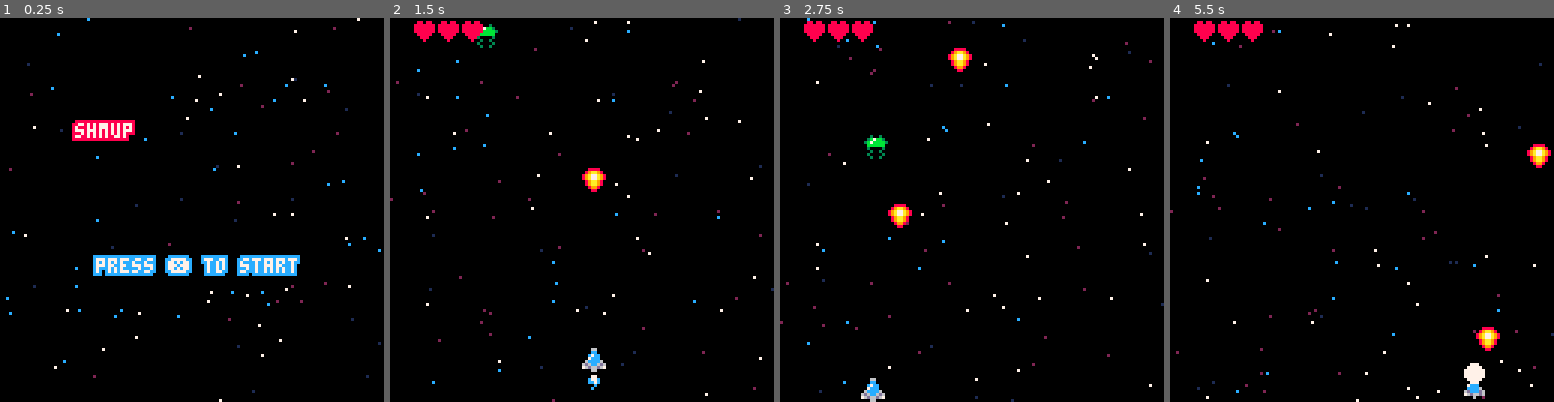
Above: before the commit, frames 1-4 (left to right).
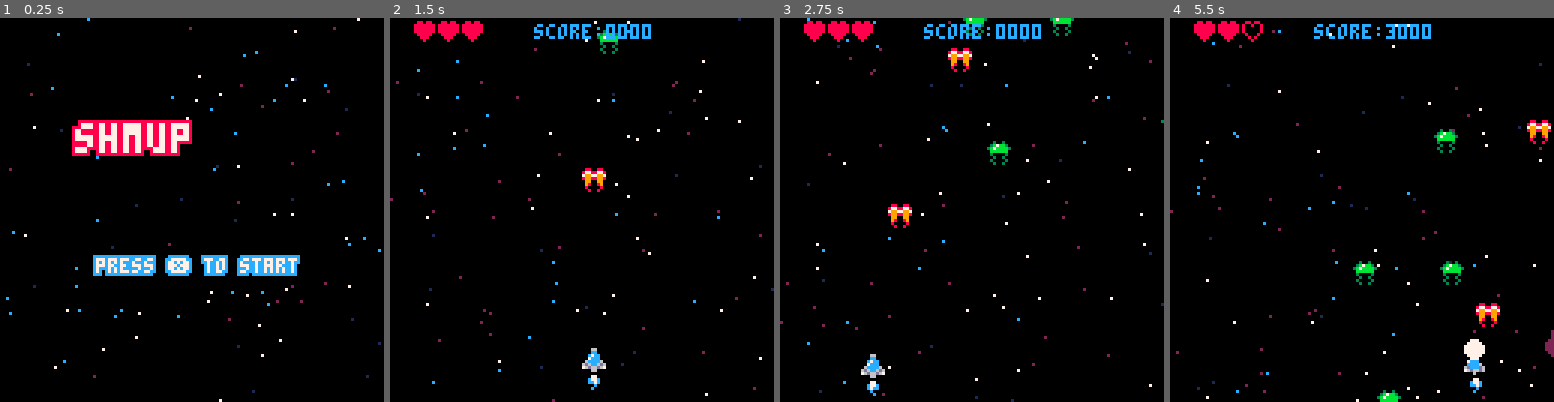
Above: after the commit, the same moments.

Repository: s4lt3d/Pico8Games
Game: PICO-8 cartridge shmup.p8
Two runs of this game, one before a commit and one after it. Both use one fixed random seed, a clock stepped at 60 frames per second and the inputs below.
Inputs:
- Up to frame 1 (0.25 s): no input
- Up to frame 2 (1.5 s): tap X (X key) at 1.07 s
- Up to frame 3 (2.75 s): hold Left 1.97-2.37 s; tap X (X key) at 2.07, 2.4, 2.73 s; hold Down from 2.42 s (still down)
- Up to frame 4 (5.5 s): release Down at 2.82 s; hold Right 2.87-3.53 s; tap X (X key) every 0.33 s from 3.07 to 5.4 s; hold Up 3.58-4.08 s; hold Right 4.13-4.53 s; hold Down 4.58-5.08 s; hold Left from 5.13 s (still down)

The runs differ from the first frame. In frame 1, 2.3% of the frame differs, in the area x 18-50%, y 26-36%; in frame 2, 1.1%; in frame 3, 2.1%; in frame 4, 3.1%, in the area x 19-100%, y 1-100%.

Commit message:
Updates particle system

Diff:
--- a/shmup.p8
+++ b/shmup.p8
@@ -2,6 +2,7 @@
 version 41
 __lua__
 -- main
+-- hello
 cls(0)
 function _init()
  mode = "start"
@@ -29,6 +30,7 @@
 function _update()
  if lives and lives <= 0 then
   mode = "over"
+  game_over_t = t() + 2
   reset_game()
  end
 
@@ -101,7 +103,7 @@
  if(btn(⬇️))	ship.sy = 2
  ship.y += ship.sy
  ship.y = max(ship.y, 0)
- ship.y = min(ship.y, 120)
+ ship.y = min(ship.y, 112)
 
 
  if btn(❎) then
@@ -109,7 +111,7 @@
    add_bullet()
    sfx(0)
    muzzle = 5
-   bullet_pulse = t() + 0.2
+   bullet_pulse = t() + 0.1
   end
  end
 
@@ -178,6 +180,7 @@
 -- ui
 function init_ui()
  lives=3
+ score= 0
 end
 
 function update_ui()
@@ -193,6 +196,8 @@
  for i=1,lives do
   spr(3,i*8,1)
  end
+
+ print("score:"..score.."000",48,2,12)
 
 end
 
@@ -209,13 +214,13 @@
 
 function draw_start()
  draw_stars()
- printout("shmup", 25, 35, 8, 7)
+ printout("\^w\^tshmup", 25, 35, 8, 7)
  printout("press ❎ to start", 32, 80, 12,7)
 end
 
 function update_over()
  update_stars()
- if btnp(❎) then
+ if btnp(❎) and game_over_t < t() then
   mode = "start"
  end
 end
@@ -224,8 +229,9 @@
 
  draw_stars()
 
- printout("game over", 34, 40, 3, 7)
- printout("press ❎", 52, 80, 8,7)
+ printout("\^t\^wgame over", 32, 40, 3, 7)
+ printout("score:"..score.."000",48,2,12)
+ printout("press ❎", 50, 80, 8,7)
 end
 
 function printout(str,x,y,oc,fc)
@@ -263,8 +269,13 @@
  local bullet = {
   x=ship.x,
   y=ship.y,
-  spd=-5}
+  spd=-5,
+  dead=dead_bullet}
  add(bullets, bullet)
+end
+
+function dead_bullet(b)
+
 end
 -->8
 -- enemies
@@ -272,7 +283,16 @@
  enemies_spr={21,22}
  enemies={}
  for i=1,20 do
-   newenemy={x=rnd(128),y=rnd(512)-512,xspd=0,yspd=1}
+   newenemy={
+    x=rnd(128),
+    y=rnd(512)-512,
+    xspd=0,
+    yspd=1,
+    health=3,
+    dead=dead_enemy,
+    damage=damage_enemy,
+    points=3,
+    state="norm"}
    add(enemies, newenemy)
  end
 end
@@ -292,8 +311,32 @@
 function draw_enemies()
  esi = flr(t()*10) % #enemies_spr + 1
  for e in all(enemies) do
+
+  if e.state == "hit" then
+   pal(3,7)
+   e.state = "norm"
+  end
   spr(enemies_spr[esi],e.x,e.y)
- end
+  pal()
+ end
+end
+
+function dead_enemy(e)
+ explode(e.x, e.y)
+	sfx(7)
+	e.y -= 150
+	e.health=3
+	score += e.points
+end
+
+function damage_enemy(e)
+	e.health -= 1
+	e.state = "hit"
+	sfx(8)
+	if e.health < 1 then
+	 e.dead(e)
+
+	end
 end
 -->8
 -- physics update
@@ -302,11 +345,8 @@
  for e in all(enemies) do
   for b in all(bullets) do
    if boxcol(e.x,e.y,b.x,b.y) then
-    for i=1,20 do
-     add_particle(e.x + rnd(8), e.y+rnd(8))
-    end
-    sfx(7)
-    e.y -= 150
+    e.damage(e)
+    b.dead(b)
     del(bullets,b)
    end
   end
@@ -315,6 +355,7 @@
  if ship.invul < t() then
 	 for e in all(enemies) do
 	  if boxcol(e.x,e.y,ship.x,ship.y) then
+	   e.dead(e)
 	   del(enemies,e)
 	   lives-=1
 	   sfx(7)
@@ -324,37 +365,79 @@
  end
 end
 
-particles = {}
-
-function add_particle(x, y)
- particle = {
-  x=x,
-  y=y,
-  size=rnd(8),
-  live=rnd(0.2)+t() }
- add(particles, particle)
-end
-
-function update_particles()
- for p in all(particles) do
-  if p.live < t() then
-   p.size -= 1
-   if p.size <= 0 then
-    del(particles, p)
-   end
-  end
- end
-end
-
-function draw_particles()
- for p in all(particles) do
-  if p.live < t() then
-   circfill(p.x, p.y, p.size,7)
-  end
- end
-end
+function explode(x,y)
+ for i=1,20 do
+
+  add_particle(x+rnd(8),
+               y+rnd(8),
+               init_smoke,
+               draw_smoke,
+               update_smoke)
+
+  add_particle(x+rnd(8),
+               y+rnd(8),
+               init_fire,
+               draw_fire,
+               update_smoke)
+ end
+
+ add_particle(x+4,
+               y+4,
+               init_eshock,
+               draw_eshock,
+               update_smoke)
+
+end
+
+function init_eshock(p)
+ p.born = 0
+ p.maxage = 0.4
+ p.size = 2
+ p.chgsize = 2
+end
+
+function draw_eshock(p)
+ if p.col then
+  p.col += 1
+  p.col %= 15
+ else
+  p.col = 0
+ end
+ circ(p.x,p.y,p.size,p.col)
+end
+
+function init_smoke(p)
+ born=rnd(0.5)+0.2
+ maxage=0.3
+ p.size = 5
+ p.chgsize = -0.5
+ p.born = born
+ p.maxage = maxage
+end
+
+function update_smoke(p)
+ p.size += p.chgsize
+end
+
+function draw_smoke(p)
+ circfill(p.x, p.y, p.size,2)
+end
+
+function init_fire(p)
+ born=rnd(1)
+ maxage=0.3
+ p.size = 3
+ p.chgsize = -0.5
+ p.born = born
+ p.maxage = maxage
+end
+
+function draw_fire(p)
+ circfill(p.x, p.y, p.size,7)
+end
+
 -->8
--- physics
+-- physics and particles
 
 function boxcol(x1,y1,x2,y2,w1,w2,h1,h2)
   w1 = w1 or 8
@@ -366,10 +449,61 @@
    return true
   end
  return false
-
-end
-
-
+end
+
+particles = {}
+
+function add_particle(x, y,
+																						spawncb,
+                      drawcb,
+                      updatecb,
+																				  deadcb)
+ newp = {
+  x=x,
+  y=y,
+  spawncb=spawncb,
+  updatecb=updatecb,
+  drawcb=drawcb,
+  deadcb=deadcb,
+  born=0,
+  maxage=1}
+
+ if spawncb then
+  spawncb(newp)
+ end
+
+ newp.born += t()
+ newp.maxage += newp.born
+
+ add(particles, newp)
+end
+
+function update_particles()
+ for p in all(particles) do
+  if p.maxage < t() then
+   if p.deadcb then
+    p.deadcb(p)
+   end
+   del(particles,p)
+  elseif p.born <= t() then
+   if p.updatecb then
+    p.updatecb(p)
+   end
+  end
+ end
+end
+
+function draw_particles()
+ for p in all(particles) do
+  if p.born < t() then
+   if p.drawcb then
+    p.drawcb(p)
+   else
+    pset(p.x, p.y, 7)
+   end
+  end
+ end
+end
 -->8
 -- coroutines
 coroutines = {}
@@ -403,14 +537,14 @@
 end
 
 __gfx__
-00888800000000000000000008808800088088000000000000000000000000000000000000000000000000000000000000000000000000000000000000000000
-089aa98000aaaa000000000088888880800800800000000000000000000000000000000000000000000000000000000000000000000000000000000000000000
-89a77a980aa7aaa00000000088888880800000800000000000000000000000000000000000000000000000000000000000000000000000000000000000000000
-89a77a988a7aaaa80000000088888880800000800000000000000000000000000000000000000000000000000000000000000000000000000000000000000000
-089aa98089aaaa980000000008888800080008000000000000000000000000000000000000000000000000000000000000000000000000000000000000000000
-089aa980889999880000000000888000008080000000000000000000000000000000000000000000000000000000000000000000000000000000000000000000
-00899800008888000000000000080000000800000000000000000000000000000000000000000000000000000000000000000000000000000000000000000000
-00088000000000000000000000000000000000000000000000000000000000000000000000000000000000000000000000000000000000000000000000000000
+08800880000000000088880008808800088088000000000000000000000000000000000000000000000000000000000000000000000000000000000000000000
+8778877800aaaa00089aa98088888880800800800000000000000000000000000000000000000000000000000000000000000000000000000000000000000000
+799779970aa7aaa089a77a9888888880800000800000000000000000000000000000000000000000000000000000000000000000000000000000000000000000
+899889988a7aaaa889a77a9888888880800000800000000000000000000000000000000000000000000000000000000000000000000000000000000000000000
+0990099089aaaa98089aa98008888800080008000000000000000000000000000000000000000000000000000000000000000000000000000000000000000000
+0980089088999988089aa98000888000008080000000000000000000000000000000000000000000000000000000000000000000000000000000000000000000
+08000080008888000089980000080000000800000000000000000000000000000000000000000000000000000000000000000000000000000000000000000000
+00800800000000000008800000000000000000000000000000000000000000000000000000000000000000000000000000000000000000000000000000000000
 00066000000660000006600000000000000000000030030000300300000000000000000000000000000000000000000000000000000000000000000000000000
 000cc000000cc000000cc000000000000000000003b7bb3003b7bb30000000000000000000000000000000000000000000000000000000000000000000000000
 007cc00000c7cc00000c7c0000000000000000003b7bbbb33b7bbbb3000000000000000000000000000000000000000000000000000000000000000000000000
Not shown, changed: the sound effects (__sfx__) section of shmup.p8
